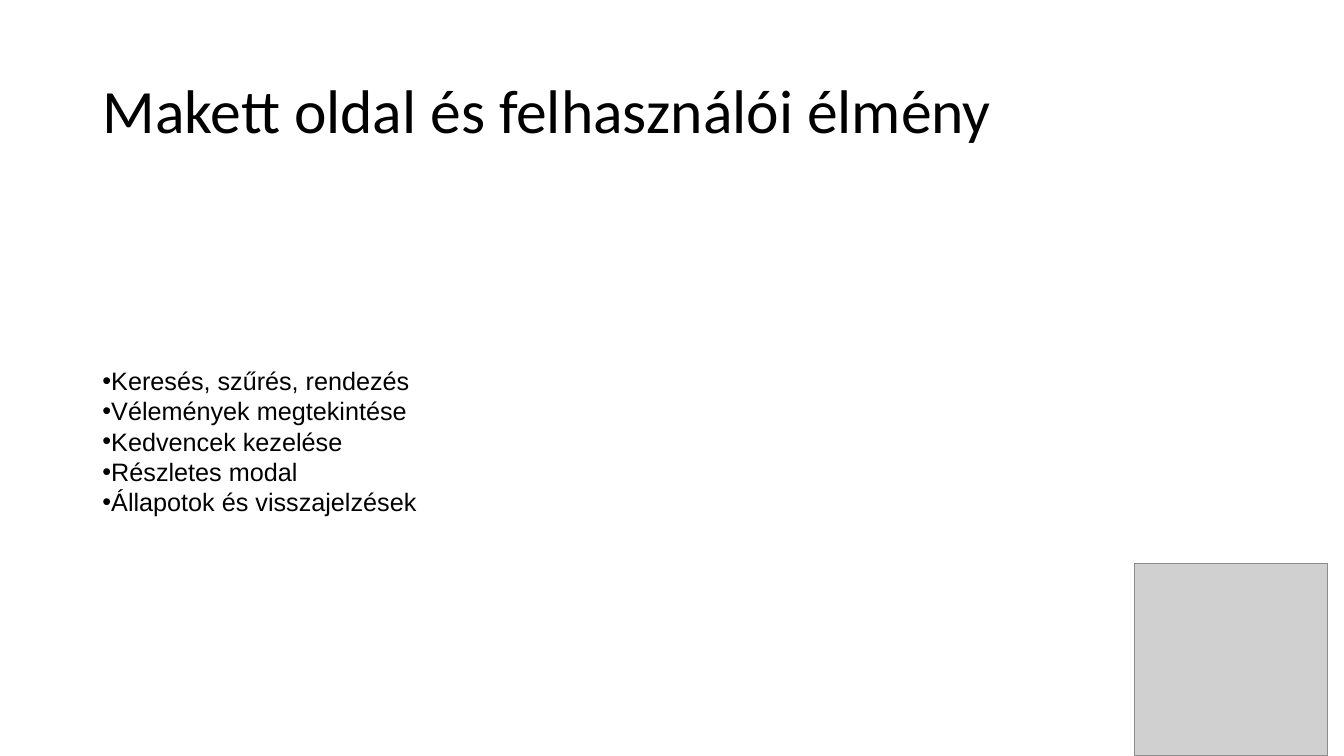
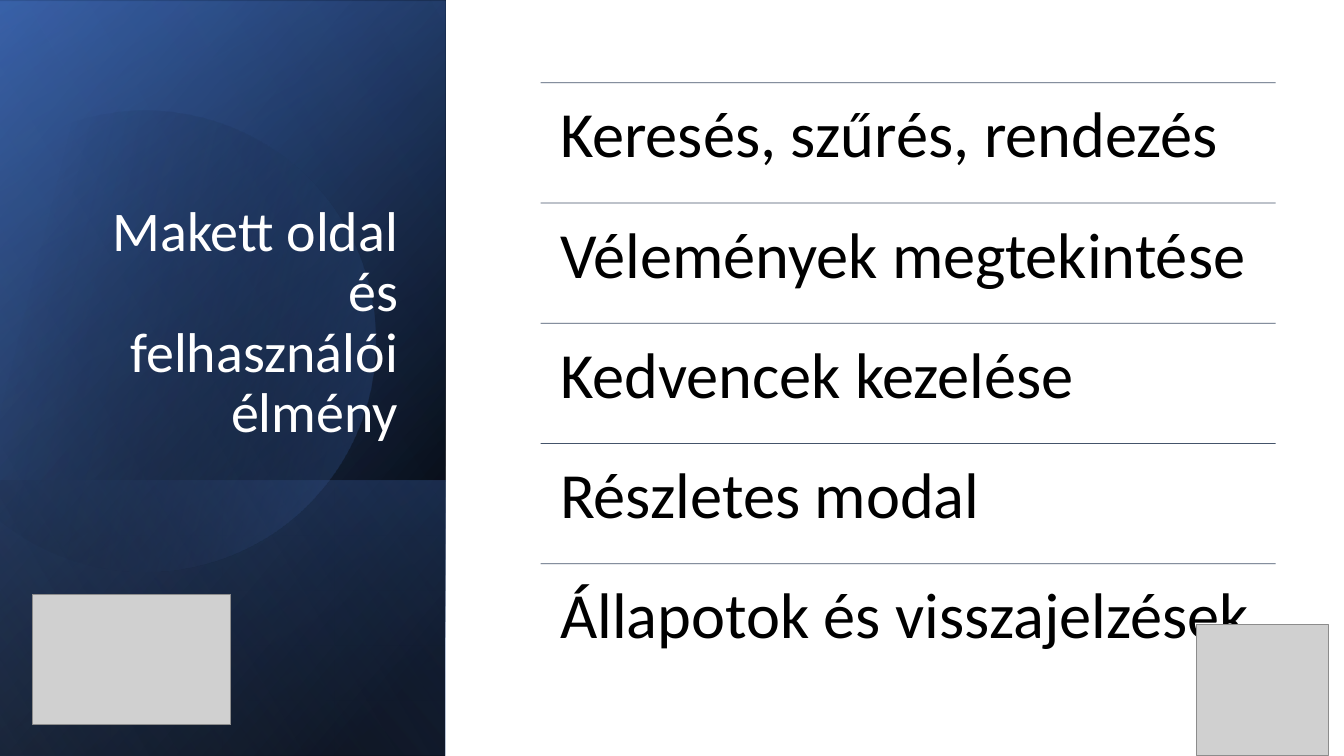
Before and after one commit to ClausPatrik/Makettoldal, a slide deck: slide 15 of MakettMester.pptx. Drawn at 1344x756 pixels with LibreOffice and Linux fonts; fonts in the diff are those of the drawing; grey boxes stand for pictures. Boxes give left, top, right and bottom in pixels: in the first picture for what was removed or moved away, otherwise in the second. Text is boxed around its words. In the diff, an @@ line names an element or a change of style, - is before the commit and + after.

```diff
--- a/MakettMester.pptx
+++ b/MakettMester.pptx
@@ rectangle added at (0,0,446,756), fill gradient #000000 to #2F5597 @@
@@ rectangle added at (0,1,446,756), fill gradient #000000 to #4472C4 @@
@@ rectangle added at (0,0,446,756), fill gradient #000000 to #8FAADC @@
@@ freeform shape added at (0,56,431,618), fill gradient #000000 to #4472C4 @@
@@ title "Makett oldal és felhasználói élmény": place and size @@
-title "Makett oldal és felhasználói élmény" at (102,90,991,143)
+title "Makett oldal és felhasználói élmény" at (113,212,398,441)
@@ title "Makett oldal és felhasználói élmény" at (113,212,398,441): size 44 to 40 pt, text colour #000000 to #FFFFFF; alignment left to right; vertical alignment middle to bottom @@
@@ text removed at (102,371,416,517) @@
-• Keresés, szűrés, rendezés
-• Vélemények megtekintése
-• Kedvencek kezelése
-• Részletes modal
-• Állapotok és visszajelzések
@@ rectangle added at (0,480,446,756), fill gradient #4472C4 to #000000 @@
@@ picture added at (32,595,231,725) @@
@@ group added at (540,83,1276,654): 5 lines, 5 texts @@
+Keresés, szűrés, rendezés
+Vélemények megtekintése
+Kedvencek kezelése
+Részletes modal
+Állapotok és visszajelzések
@@ picture: place and size @@
-picture at (1134,564,1327,756)
+picture at (1197,624,1329,756)
```
Also in this commit, not shown: 17 other slides changed.
